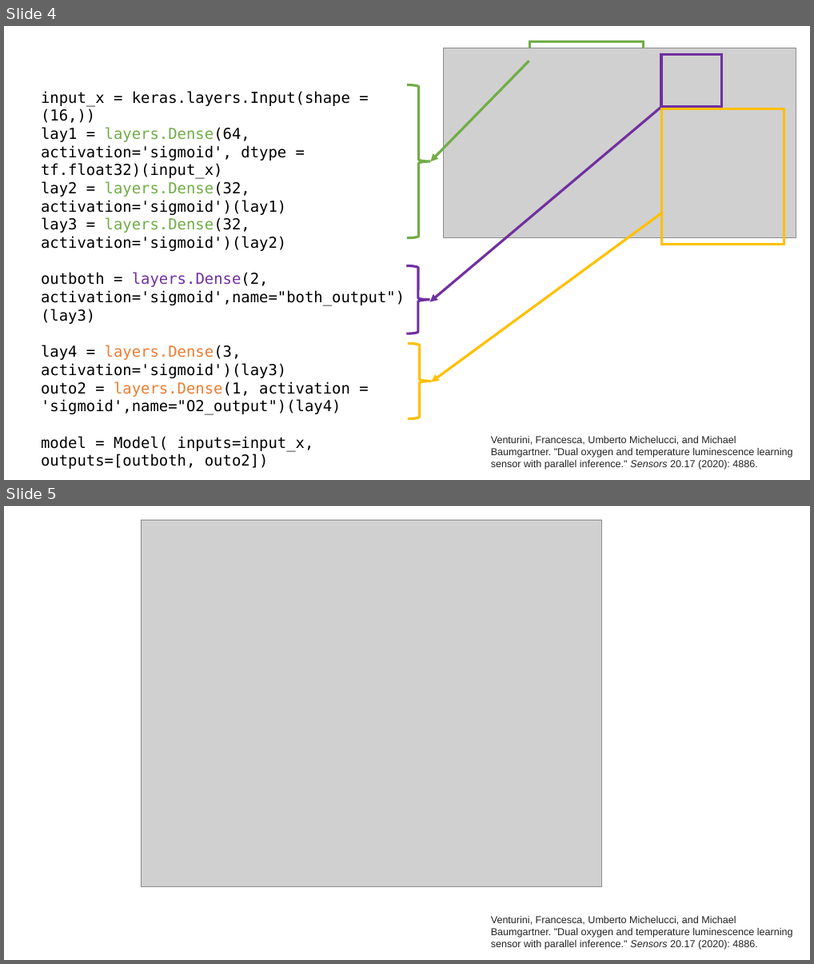
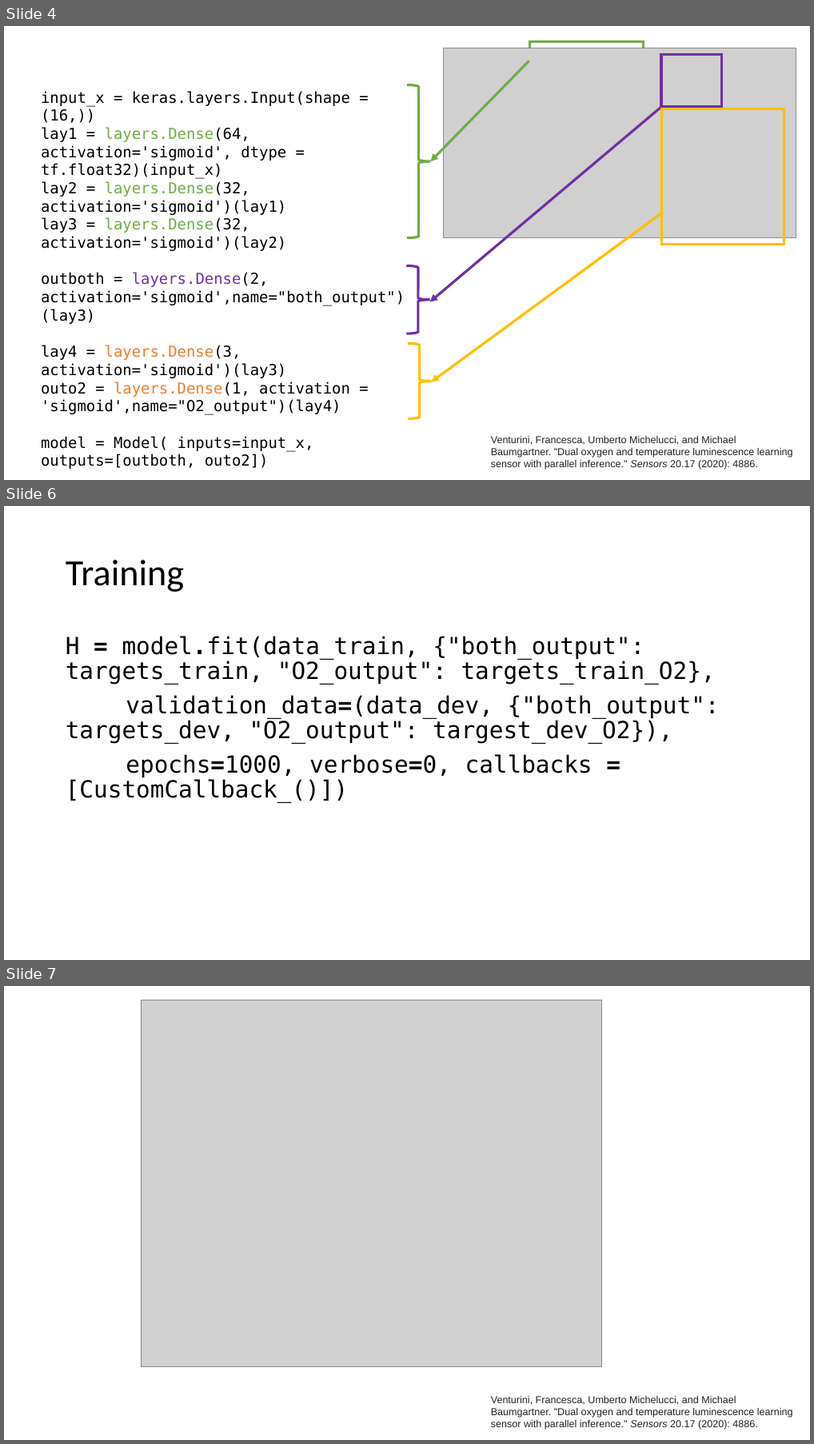
Before and after one commit to toelt-llc/TALK-ETH-ZURICH-GDSC-WORKSHOPS-2022, a slide deck: 1 - Keras and TF/multi-task-learning.pptx. Shown one above the other, each under a label of ours: slides 4 and 5 before the commit, slides 4, 6 and 7 after it; the slides between them are not shown. The pictures are 814x964 and 814x1444 pixels, drawn with LibreOffice and Linux fonts; fonts in the diff are those of the drawing; grey boxes stand for pictures. Boxes give left, top, right and bottom in pixels: in the first picture for what was removed or moved away, otherwise in the second. Text is boxed around its words. In the diff, an @@ line names an element or a change of style, - is before the commit and + after.

```diff
--- a/1 - Keras and TF/multi-task-learning.pptx
+++ b/1 - Keras and TF/multi-task-learning.pptx
@@ slide 6 added at [4,506,810,960], background #FFFFFF @@
@@ title added at [66,560,184,592], 44 pt, text #000000 @@
+Training
@@ text added at [66,636,720,803], 28 pt, text #000000 @@
+H = model.fit(data_train, {"both_output": targets_train, "O2_output": targets_train_O2},
+validation_data=(data_dev, {"both_output": targets_dev, "O2_output": targest_dev_O2}),
+epochs=1000, verbose=0, callbacks = [CustomCallback_()])
@@ what was slide 5 is now slide 7 @@
```
Also in this commit, not shown: 1 other slide added, 2 other files.
